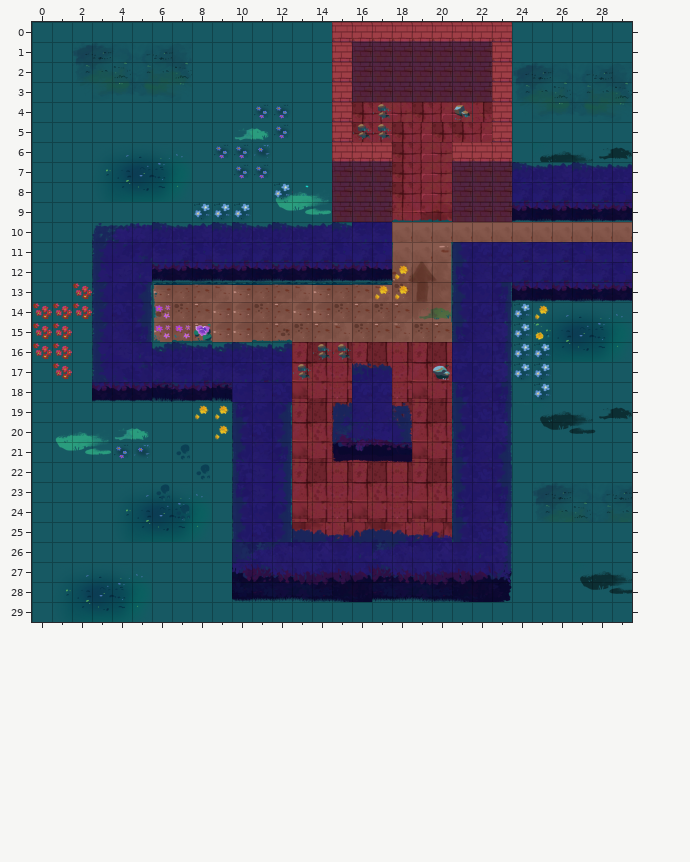
Tiled map, stored at assets/maps/tutorial/KeyDoorIntro.tmx. The picture above is the old version.
Cells are 128x128 px. Shown: x 0..29, y 0..29.
Now the later version:
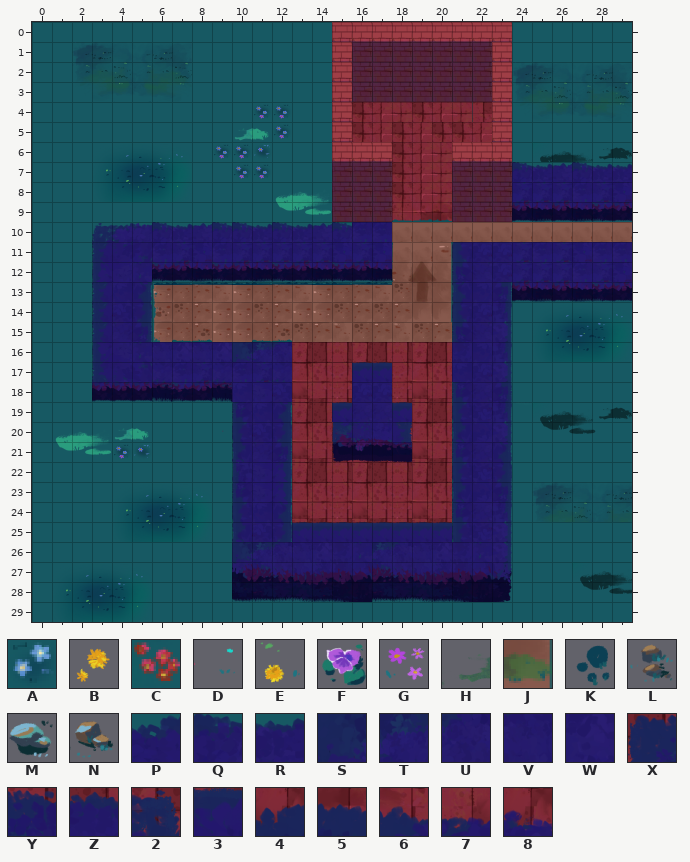
Key: from "decorations-2": A 41, B 44, C 53, D 54, E 55, F 58, G 66, H 79, J 80, K 99, L 104, M 105, N 116; from "walls-1": P 50, Q 51, R 52, S 155, T 156, U 157, V 158, W 159; from "walls-2": X 47, Y 48, Z 49, 2 57, 3 87 turned 270, 4 140, 5 141, 6 142, 7 143, 8 144.
_ is an empty cell, # one hidden under a higher layer.
Tiles replaced or removed in this view: 2, 4, 5, 6, 7, 8, A, B, C, D, E, F, G, H, J, K, L, M, N, P, Q, R, X, Y, Z.
Tiles of an added or newly shown layer are drawn over the layers below it.
See-through tiles are keyed as they look on the map.
Log entry: Add wall-tiles to keyDoorIntro
Diff:
Changed rows in their new state; . is an unchanged cell.
Layer "ground":
first column x 6:
16 #######......
17 ..........##.
19 .........#..#
first column x 13:
25 ########
Layer "wall-tiles" (added):
first column x 6:
16 VWVWSTU......
17 ..........33.
19 .........3..3
first column x 13:
25 33333333
Layer "decorations" (now hidden):
first column x 0:
 4 ................._..._....
 5 ................__........
 8 ............__............
 9 ........___...............
12 .................._.......
13 .._..............__.......
14 ___..._............__...__
15 __....___...............__
16 __............__........__
17 ._..........._......_...__
18 ........................._
19 ........__................
20 ........._................
21 ......._..................
22 ........_.................
23 ......_...................
